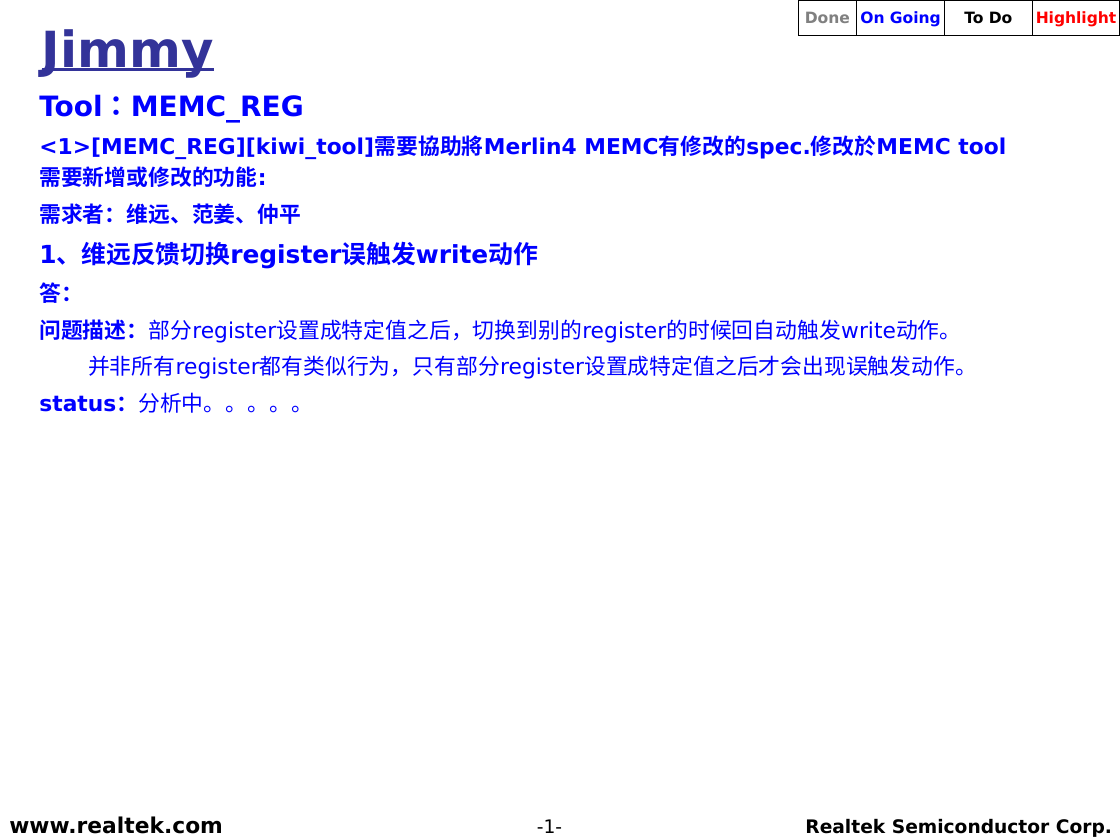
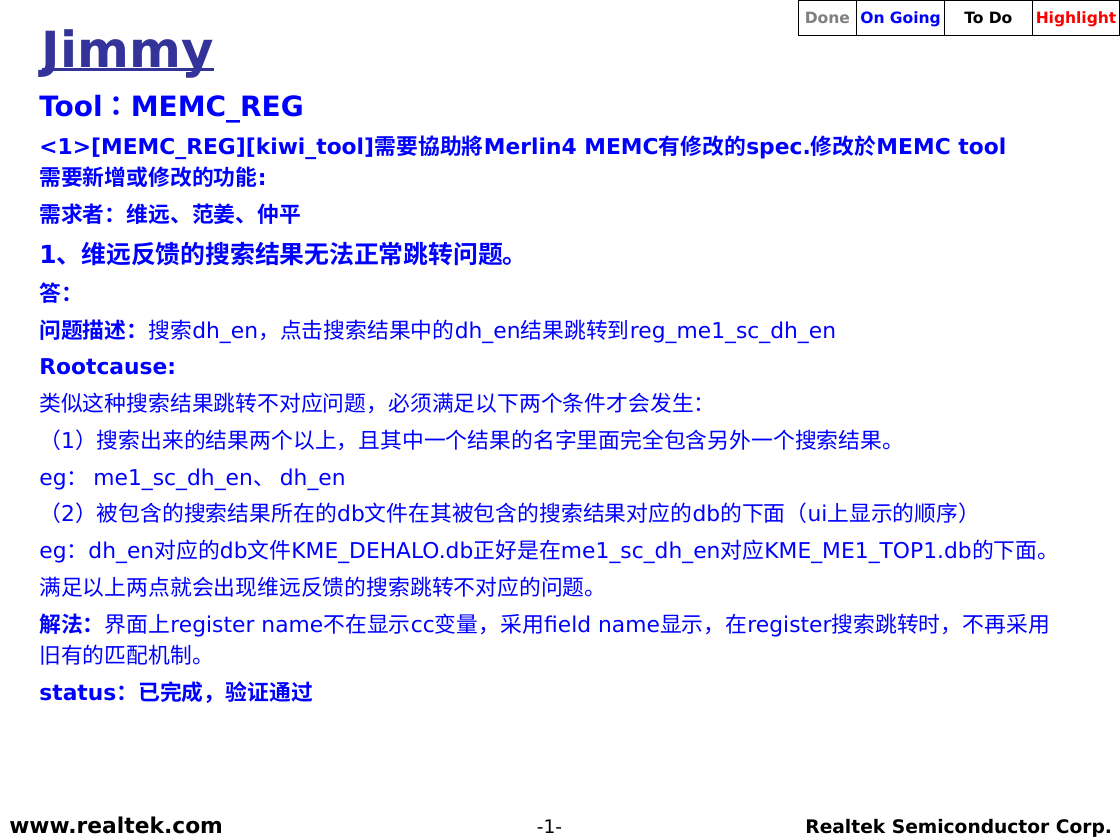
Before and after one commit to weicun581/Weekly_report, a slide deck: slide 1 of 2019年6月/RS_TV_SD_(Jimmy)_20190611.ppt. Drawn at 1120x840 pixels with LibreOffice and Linux fonts; fonts in the diff are those of the drawing; background and template pictures are left out. Boxes give left, top, right and bottom in pixels: in the first picture for what was removed or moved away, otherwise in the second. Text is boxed around its words. In the diff, an @@ line names an element or a change of style, - is before the commit and + after.

```diff
--- a/2019年6月/RS_TV_SD_(Jimmy)_20190611.ppt
+++ b/2019年6月/RS_TV_SD_(Jimmy)_20190611.ppt
@@ text at bbox=[39, 243, 527, 266]: text changed @@
-  1、维远反馈切换register误触发write动作
+  1、维远反馈的搜索结果无法正常跳转问题。
@@ text at bbox=[39, 319, 1059, 703]: text changed @@
-  问题描述：部分register设置成特定值之后，切换到别的register的时候回自动触发write动作。
-  并非所有register都有类似行为，只有部分register设置成特定值之后才会出现误触发动作。
-  status：分析中。。。。。
+  问题描述：搜索dh_en，点击搜索结果中的dh_en结果跳转到reg_me1_sc_dh_en
+  Rootcause:
+  类似这种搜索结果跳转不对应问题，必须满足以下两个条件才会发生：
+  （1）搜索出来的结果两个以上，且其中一个结果的名字里面完全包含另外一个搜索结果。
+  eg： me1_sc_dh_en、 dh_en
+  （2）被包含的搜索结果所在的db文件在其被包含的搜索结果对应的db的下面（ui上显示的顺序）
+  eg：dh_en对应的db文件KME_DEHALO.db正好是在me1_sc_dh_en对应KME_ME1_TOP1.db的下面。
+  满足以上两点就会出现维远反馈的搜索跳转不对应的问题。
+  解法：界面上register name不在显示cc变量，采用field name显示，在register搜索跳转时，不再采用旧有的匹配机制。
+  status：已完成，验证通过
```
Also in this commit, not shown: 1 other slide changed, 5 slides added, 1 slide removed.
